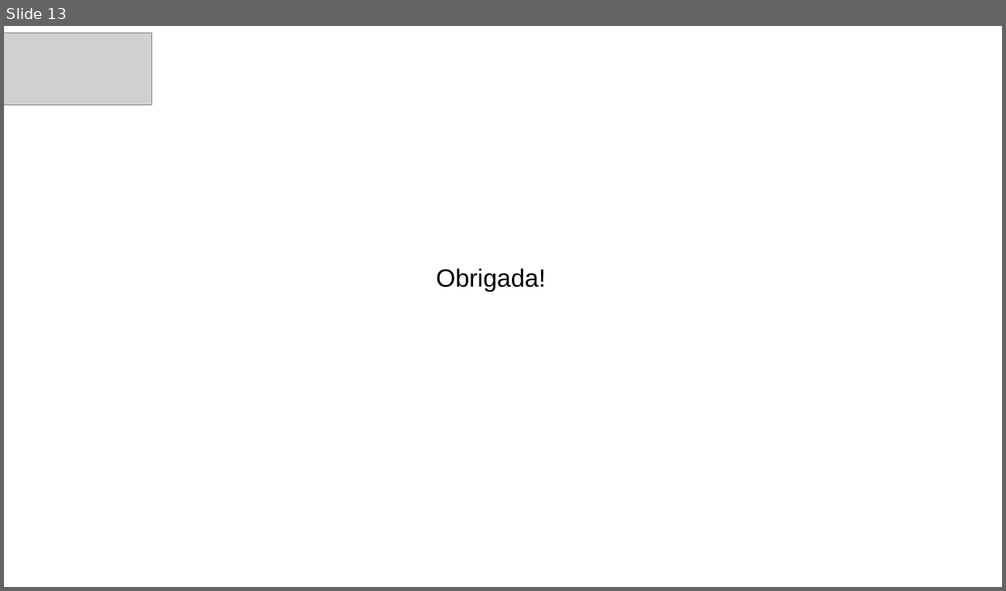
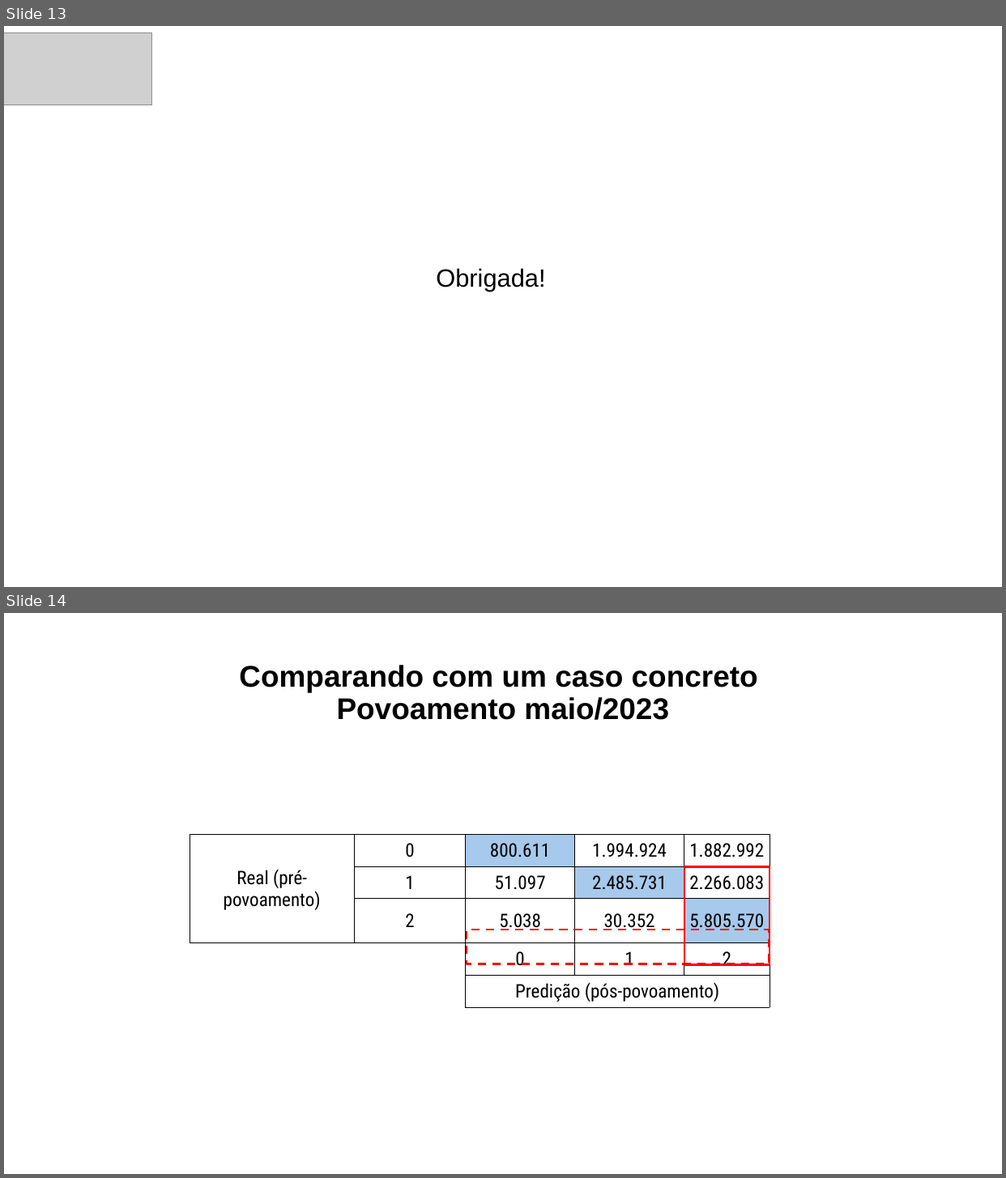
Before and after one commit to mariananresende/averiguacao_cadastral, a slide deck: Projeto_bootcamp_balanceado.pptx. Shown one above the other, each under a label of ours: slide 13 before the commit, slides 13 and 14 after it. The pictures are 1006x591 and 1006x1178 pixels, drawn with LibreOffice and Linux fonts; fonts in the diff are those of the drawing; grey boxes stand for pictures. Boxes give left, top, right and bottom in pixels: in the first picture for what was removed or moved away, otherwise in the second. Text is boxed around its words. In the diff, an @@ line names an element or a change of style, - is before the commit and + after.

```diff
--- a/Projeto_bootcamp_balanceado.pptx
+++ b/Projeto_bootcamp_balanceado.pptx
@@ slide 14 added at (4,613,1002,1174), background #FFFFFF @@
@@ title added at (239,665,758,720), 28.8 pt, text #000000, bold @@
+Comparando com um caso concreto
+Povoamento maio/2023
@@ table added at (189,835,769,1005), 5 rows, 5 columns @@
+Real (pré-povoamento) | 0 | 800.611 | 1.994.924 | 1.882.992
+ | 1 | 51.097 | 2.485.731 | 2.266.083
+ | 2 | 5.038 | 30.352 | 5.805.570
+ |  | 0 | 1 | 2
+ |  | Predição (pós-povoamento) |  | 
@@ rectangle added at (684,867,769,965), outline #FF0000 2 pt @@
@@ rectangle added at (467,930,769,964), outline #FF0000 2 pt dashed @@
```
Also in this commit, not shown: 5 slides changed, 5 other files.
